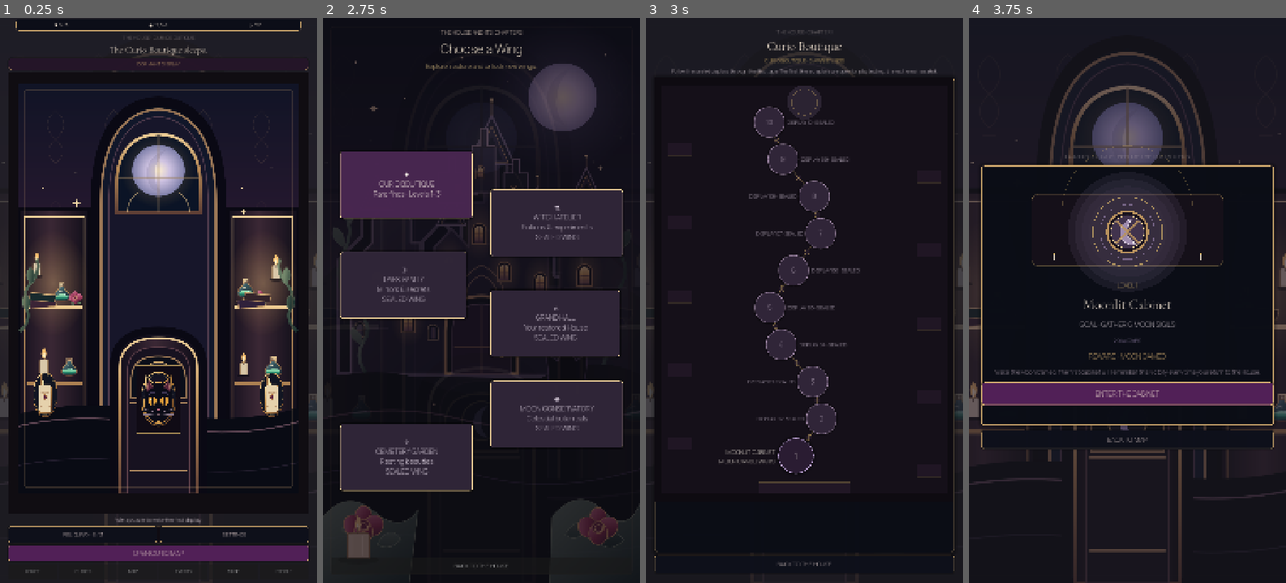
Above: before the commit, frames 1-4 (left to right).
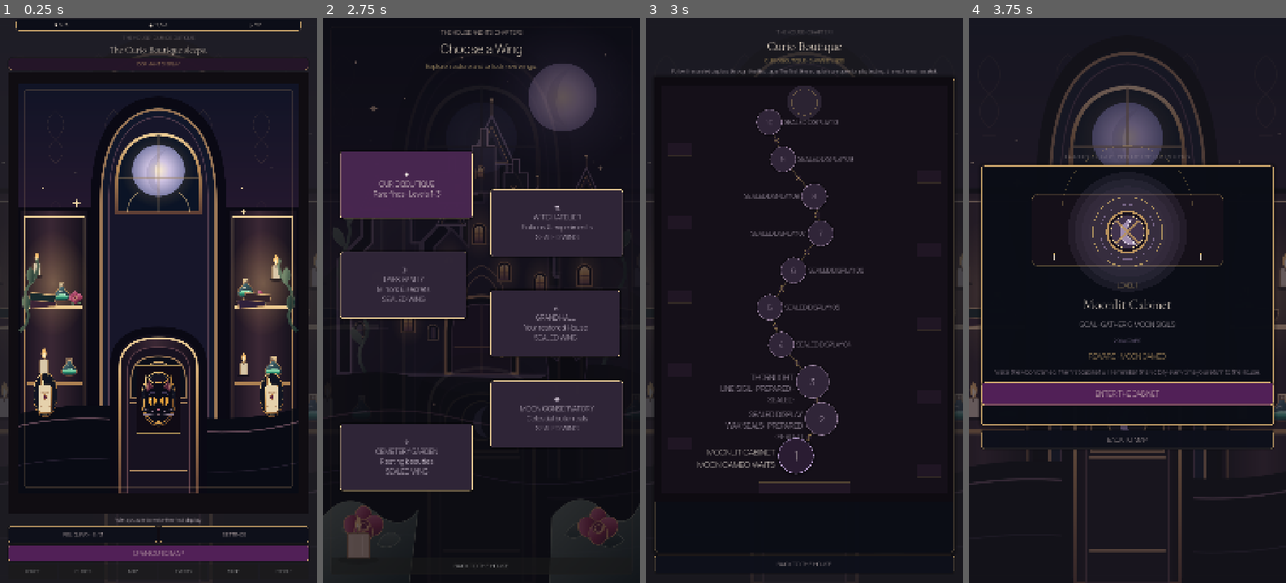
Above: after the commit, the same moments.

Repository: Jay-prodesign/akilta-match3
Game: Godot game, scene res://src/app/app_bootstrap.tscn
The game is run twice, just before and just after one commit, with the same random seed, the same clock (stepped at 60 frames per second) and the same inputs.
Inputs:
- Up to frame 1 (0.25 s): no input
- Up to frame 2 (2.75 s): click "RELIQUARY · 0 / 3" at 0.5 s; click "BACK TO THE HOUSE" at 1.25 s; click "OPEN CURIO MAP" at 2 s
- Up to frame 3 (3 s): click "✦ CURIO BOUTIQUE Rare finds ·…" at 2.75 s
- Up to frame 4 (3.75 s): click "1" at 3.5 s

Frames 1-2 are identical in both runs. In frame 3, 2.9% of the frame differs, in the area x 16-69%, y 15-80%; in frame 4, nothing differs.

Commit message:
polish(map): emphasize the three authored opening displays and improve route readability

Diff:
--- a/src/ui/map/chapter_route_view.gd
+++ b/src/ui/map/chapter_route_view.gd
@@ -58,7 +58,7 @@
 
 		var button := Button.new()
 		button.name = "Level%d" % level_number
-		var diameter := 122.0 if level_number == 1 else 104.0
+		var diameter := 122.0 if level_number == 1 else (112.0 if level_number <= 3 else 88.0)
 		button.position = center - Vector2.ONE * diameter * 0.5
 		button.size = Vector2.ONE * diameter
 		button.focus_mode = Control.FOCUS_ALL
@@ -69,17 +69,17 @@
 
 		var label := Label.new()
 		label.name = "Label%d" % level_number
-		label.size = Vector2(245.0, 54.0)
+		label.size = Vector2(270.0, 64.0)
 		label.vertical_alignment = VERTICAL_ALIGNMENT_CENTER
 		label.autowrap_mode = TextServer.AUTOWRAP_WORD_SMART
-		label.add_theme_font_size_override("font_size", 20 if level_number == 1 else 18)
+		label.add_theme_font_size_override("font_size", 28 if level_number == 1 else (25 if level_number <= 3 else 22))
 		label.add_theme_color_override("font_color", BONE if level_number == 1 else Color("#D2C4D7"))
 		var on_right := center.x < route_width * 0.5
 		if on_right:
-			label.position = Vector2(center.x + diameter * 0.58, center.y - 27.0)
+			label.position = Vector2(center.x + diameter * 0.58, center.y - 32.0)
 			label.horizontal_alignment = HORIZONTAL_ALIGNMENT_LEFT
 		else:
-			label.position = Vector2(center.x - diameter * 0.58 - label.size.x, center.y - 27.0)
+			label.position = Vector2(center.x - diameter * 0.58 - label.size.x, center.y - 32.0)
 			label.horizontal_alignment = HORIZONTAL_ALIGNMENT_RIGHT
 		add_child(label)
 		_level_labels[level_number] = label
@@ -124,13 +124,18 @@
 func _caption(level_number: int, completed: bool, open: bool) -> String:
 	if level_number == 1:
 		return "MOONLIT CABINET\n%s" % ("MOON CAMEO AWAKENED" if completed else "MOON CAMEO WAITS")
+	if level_number == 2:
+		return "SEALED DISPLAY\nWAX SEALS · %s" % ("READY" if open else "PREPARED · SEALED")
+	if level_number == 3:
+		return "THORNLIGHT\nLINE SIGIL · %s" % ("READY" if open else "PREPARED · SEALED")
 	if not open:
-		return "DISPLAY %02d · SEALED" % level_number
+		return "SEALED DISPLAY %02d" % level_number
 	return "DISPLAY %02d · READY" % level_number
 
 func _apply_node_style(button: Button, completed: bool, open: bool) -> void:
 	var box := StyleBoxFlat.new()
-	var radius := 61 if button.name == "Level1" else 47
+	var level_number := int(button.name.trim_prefix("Level"))
+	var radius := 61 if level_number == 1 else (53 if level_number <= 3 else 44)
 	box.set_corner_radius_all(radius)
 	box.set_border_width_all(3 if open else 2)
 	box.shadow_color = Color(0, 0, 0, 0.42)
@@ -150,7 +155,7 @@
 	button.add_theme_stylebox_override("disabled", box)
 	button.add_theme_color_override("font_color", BONE if open else Color("#D2C4D7"))
 	button.add_theme_color_override("font_disabled_color", Color("#B6A6B9"))
-	button.add_theme_font_size_override("font_size", 33 if button.name == "Level1" else 24)
+	button.add_theme_font_size_override("font_size", 40 if button.name == "Level1" else (32 if int(button.name.trim_prefix("Level")) <= 3 else 27))
 
 func _draw() -> void:
 	var content := Rect2(Vector2.ZERO, size)
